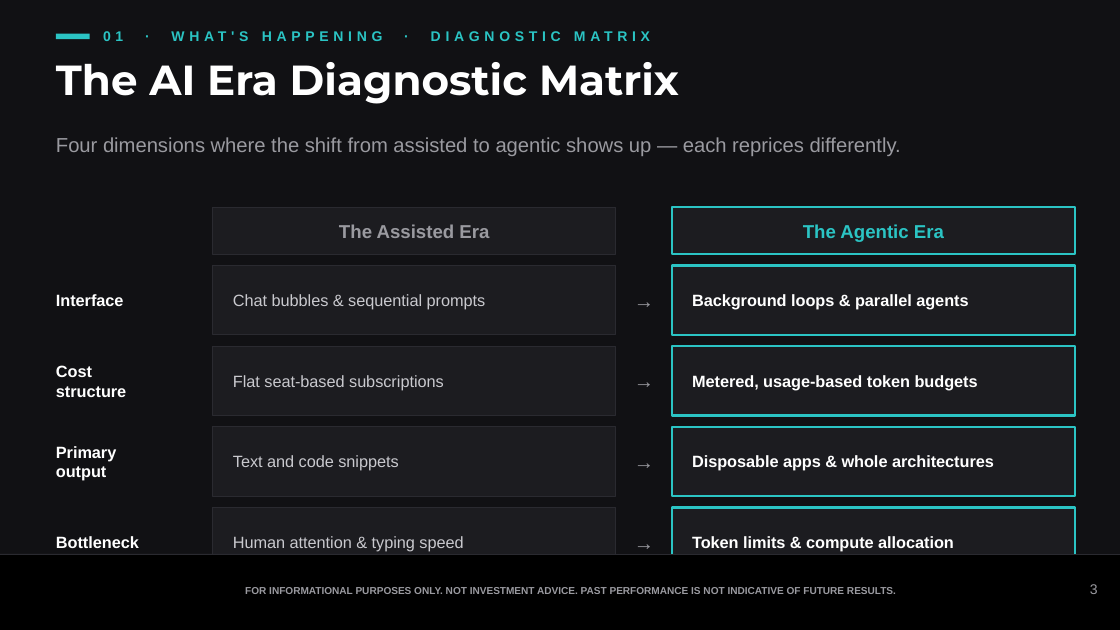
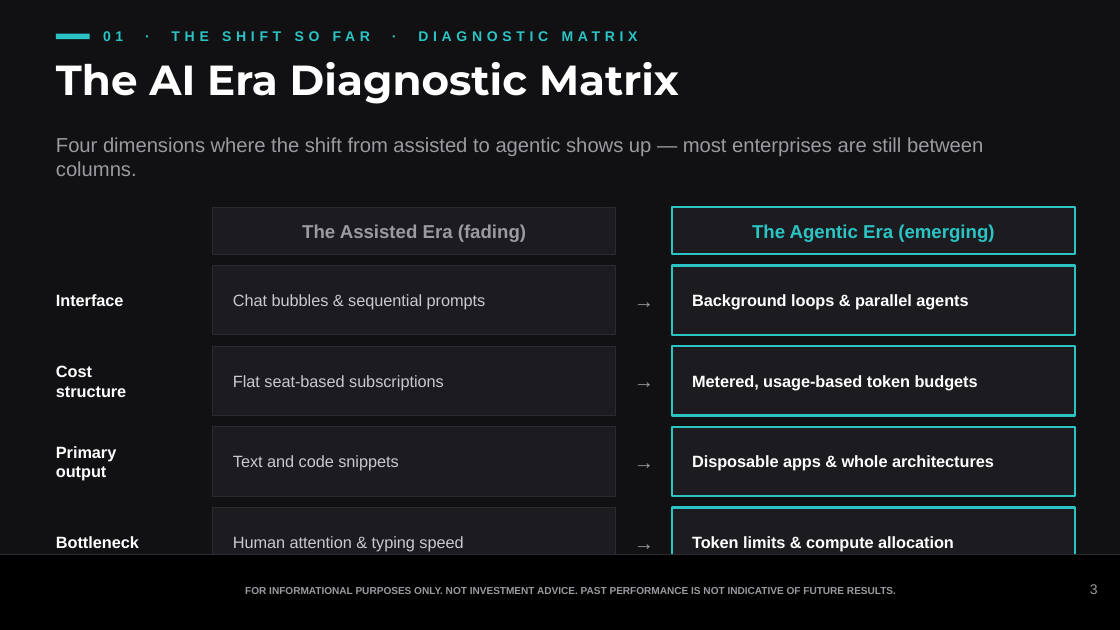
Before and after one commit to samuelcmcclellan-cell/ai-markets-deck, a slide deck: slide 3 of ai-markets-deck.pptx. Drawn at 1120x630 pixels with LibreOffice and Linux fonts; fonts in the diff are those of the drawing. Boxes give left, top, right and bottom in pixels: in the first picture for what was removed or moved away, otherwise in the second. Text is boxed around its words. In the diff, an @@ line names an element or a change of style, - is before the commit and + after.

```diff
--- a/ai-markets-deck.pptx
+++ b/ai-markets-deck.pptx
@@ text at (x1=103, y1=31, x2=638, y2=41): text changed @@
-01 · WHAT'S HAPPENING · DIAGNOSTIC MATRIX
+01 · THE SHIFT SO FAR · DIAGNOSTIC MATRIX
@@ text at (x1=56, y1=137, x2=983, y2=176): text changed @@
-Four dimensions where the shift from assisted to agentic shows up — each reprices differently.
+Four dimensions where the shift from assisted to agentic shows up — most enterprises are still between columns.
@@ text at (x1=302, y1=224, x2=526, y2=242): text changed @@
-The Assisted Era
+The Assisted Era (fading)
@@ text at (x1=752, y1=224, x2=994, y2=242): text changed @@
-The Agentic Era
+The Agentic Era (emerging)
```
Also in this commit, not shown: 8 other slides changed, 2 slides added, 3 slides removed, 18 other files.
